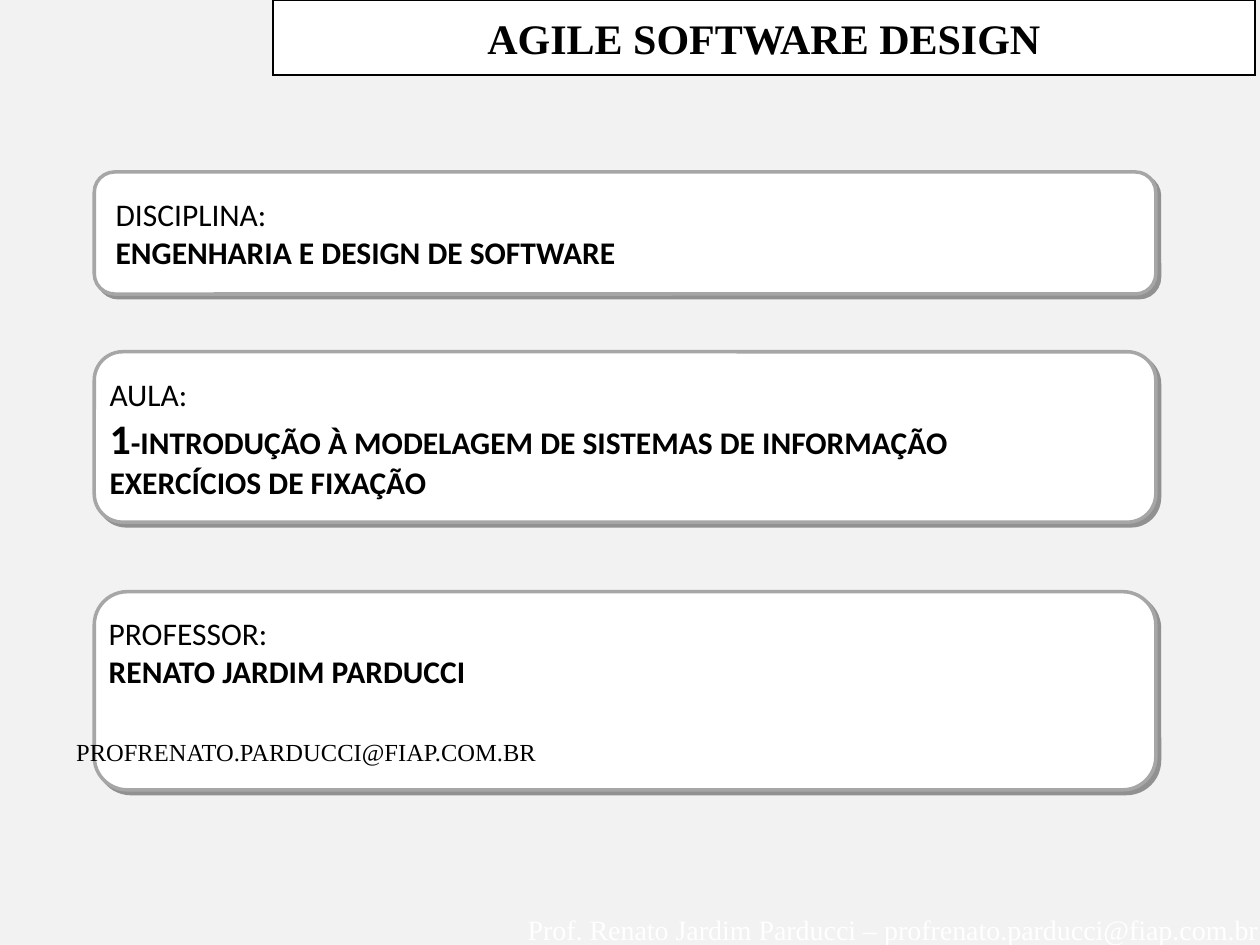
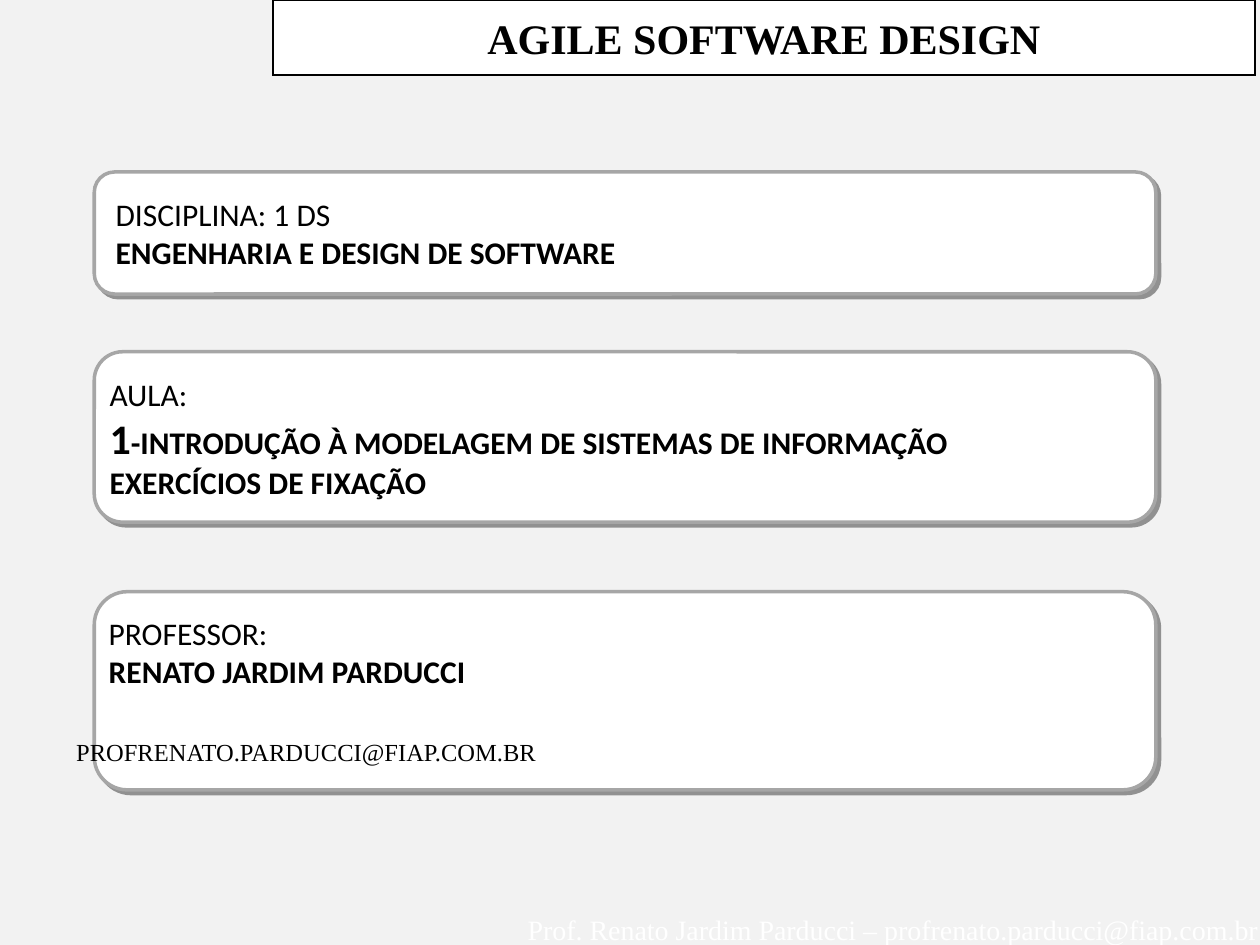
Before and after one commit to Henrique020802/SI-ESTACIONAMENTO, a slide deck: slide 2 of Documentação-Engenharia/FIAP--AgleModeling-Aula-1-INTRODUCAO-ENGSW-EXERCICIOS.ppt. Drawn at 1260x945 pixels with LibreOffice and Linux fonts; fonts in the diff are those of the drawing; background and template pictures are left out. Boxes give left, top, right and bottom in pixels: in the first picture for what was removed or moved away, otherwise in the second. Text is boxed around its words. In the diff, an @@ line names an element or a change of style, - is before the commit and + after.

Commit message:
arquivo de slide modificado
arquivo de slide modificado

```diff
--- a/Documentação-Engenharia/FIAP--AgleModeling-Aula-1-INTRODUCAO-ENGSW-EXERCICIOS.ppt
+++ b/Documentação-Engenharia/FIAP--AgleModeling-Aula-1-INTRODUCAO-ENGSW-EXERCICIOS.ppt
@@ text at box(116, 205, 331, 227): text changed @@
-DISCIPLINA:
+DISCIPLINA: 1 DS
```
